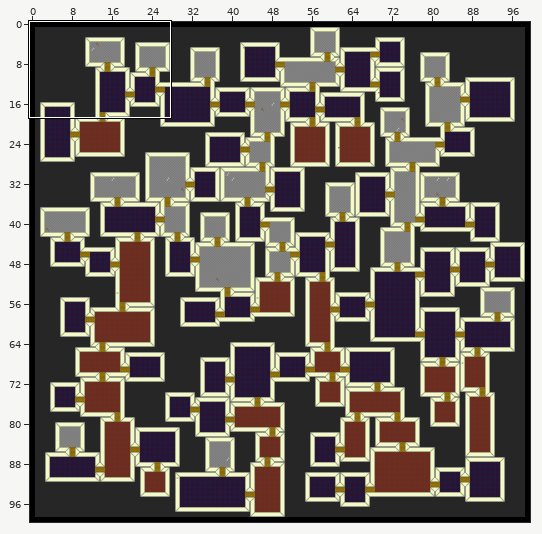
An edit to a level. Tiled map, desktop/Maps/test.tmx. The picture above shows the old version from afar; the outline marks the close-up.
Close-up. Before the edit:
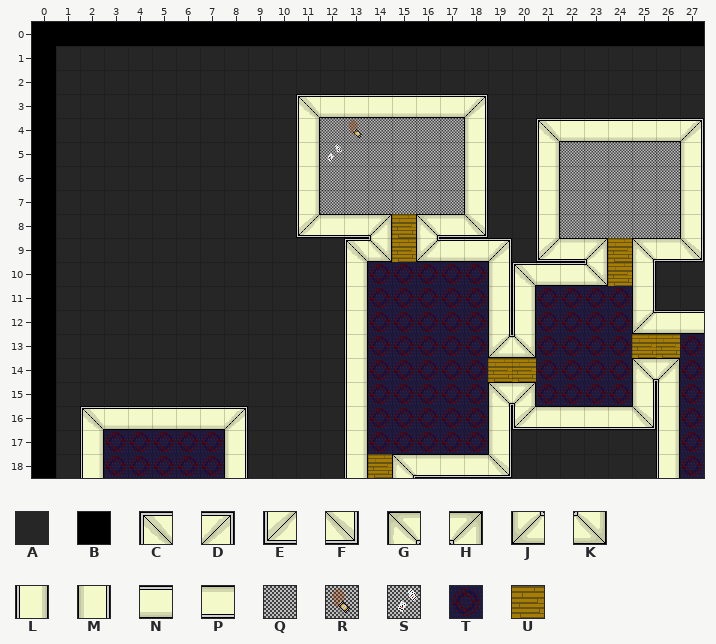
Cells are 32x32 px. Shown: x 0..27, y 0..18. The commit also changed other parts of the map, which this record leaves out.
Key: from "Office01": A 0, B 1, C 2, D 3, E 4, F 5, G 6, H 7, J 8, K 9, L 10, M 20, N 30, P 40, Q 50, R 52, S 54, T 60, U 99.
_ is an empty cell.
Layer "tileLayer" before, first column x 0:
 0 BBBBBBBBBBBBBBBBBBBBBBBBBBBB
 1 BAAAAAAAAAAAAAAAAAAAAAAAAAAA
 2 BAAAAAAAAAAAAAAAAAAAAAAAAAAA
 3 BAAAAAAAAAACNNNNNNDAAAAAAAAA
 4 BAAAAAAAAAALQRQQQQMAACNNNNND
 5 BAAAAAAAAAALSQQQQQMAALQQQQQM
 6 BAAAAAAAAAALQQQQQQMAALQQQQQM
 7 BAAAAAAAAAALQQQQQQMAALQQQQQM
 8 BAAAAAAAAAAEPPHUGPFAALQQQQQM
 9 BAAAAAAAAAAAACKUJNNDAEPHUGPF
10 BAAAAAAAAAAAALTTTTTMCNNKUMAA
11 BAAAAAAAAAAAALTTTTTMLTTTTMAA
12 BAAAAAAAAAAAALTTTTTMLTTTTJNN
13 BAAAAAAAAAAAALTTTTTJKTTTTUUT
14 BAAAAAAAAAAAALTTTTTUUTTTTGHT
15 BAAAAAAAAAAAALTTTTTGHTTTTMLT
16 BACNNNNNDAAAALTTTTTMEPPPPFLT
17 BALTTTTTMAAAALTTTTTMAAAAAALT
18 BALTTTTTMAAAALUGPPPFAAAAAALT
Now the later version:
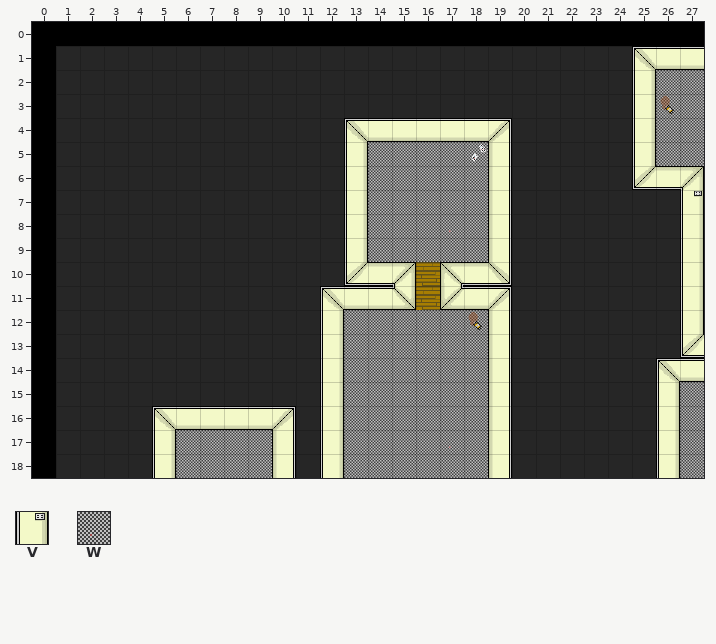
Further tiles: from "Office01": V 11, W 51.
From old to new:
Layer "tileLayer":
y 1: x 25..27 AAA -> CNN
y 2: x 25..27 AAA -> LQQ
y 3: x 11..18 CNNNNNND -> AAAAAAAA; x 25..27 AAA -> LRQ
y 4: x 11..19 LQRQQQQMA -> AACNNNNND; x 21..27 CNNNNND -> AAAALQQ
y 5: x 11..13 LSQ -> AAL; x 18..19 MA -> SM; x 21..25 LQQQQ -> AAAAL; x 27 M -> Q
y 6: x 11..13 LQQ -> AAL; x 18..19 MA -> QM; x 21..27 LQQQQQM -> AAAAEPH
y 7: x 11..13 LQQ -> AAL; x 18..19 MA -> QM; x 21..27 LQQQQQM -> AAAAAAV
y 8: x 11..19 EPPHUGPFA -> AALQQQWQM; x 21..27 LQQQQQM -> AAAAAAL
y 9: x 13..19 CKUJNND -> LQQQQQM; x 21..27 EPHUGPF -> AAAAAAL
y 10: x 13..25 LTTTTTMCNNKUM -> EPHUGPFAAAAAA; x 27 A -> L
y 11: x 12..25 ALTTTTTMLTTTTM -> CNNKUJNDAAAAAA; x 27 A -> L
y 12: x 12..18 ALTTTTT -> LQQQQQR; x 20..27 LTTTTJNN -> AAAAAAAL
y 13: x 12..27 ALTTTTTJKTTTTUUT -> LQQQQQQMAAAAAAAE
y 14: x 12..27 ALTTTTTUUTTTTGHT -> LQQQQQQMAAAAAACN
y 15: x 12..25 ALTTTTTGHTTTTM -> LQQQQQQMAAAAAA; x 27 T -> Q
y 16: x 2..5 CNNN -> AAAC; x 8..10 DAA -> NND; x 12..18 ALTTTTT -> LQQQQQQ; x 20..25 EPPPPF -> AAAAAA; x 27 T -> Q
y 17: x 2..10 LTTTTTMAA -> AAALQQQQM; x 12..18 ALTTTTT -> LQQQQWQ; x 27 T -> Q
y 18: x 2..10 LTTTTTMAA -> AAALQQQQM; x 12..19 ALUGPPPF -> LQQQQQQM; x 27 T -> Q
Where, in picture pixels (left, top, right, bottom), the same in both close-ups:
changed: (296, 46, 704, 478)
changed: (80, 406, 296, 478)
